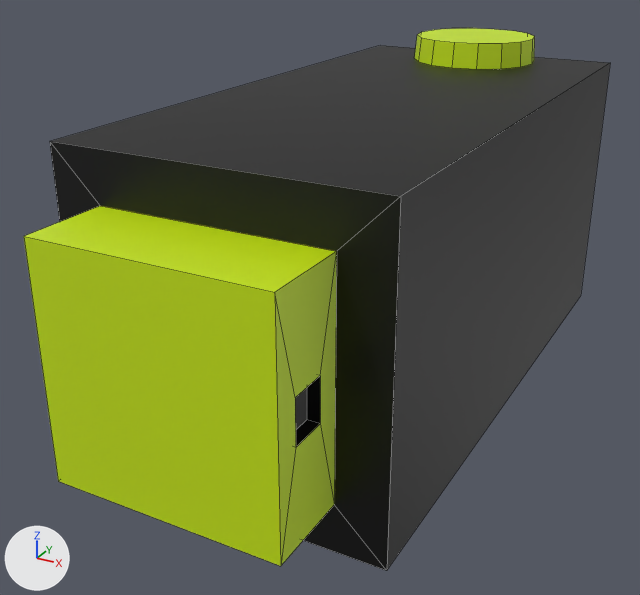
What one commit did to the OBJ model Navigation/models/robot.obj.
Before and after are seen from a 50 mm camera at (0.487, -1.475, 0.424) aimed at (-0.038, -0.521, -0.054). The lights are fixed; the arrows at lower left show +X, +Y and +Z. The first picture is the older version. Mesh edges are drawn as thin lines. Where no turn or scale is listed for an object, it has been applied to the vertices.

Objects in the first picture: 'Robot'.
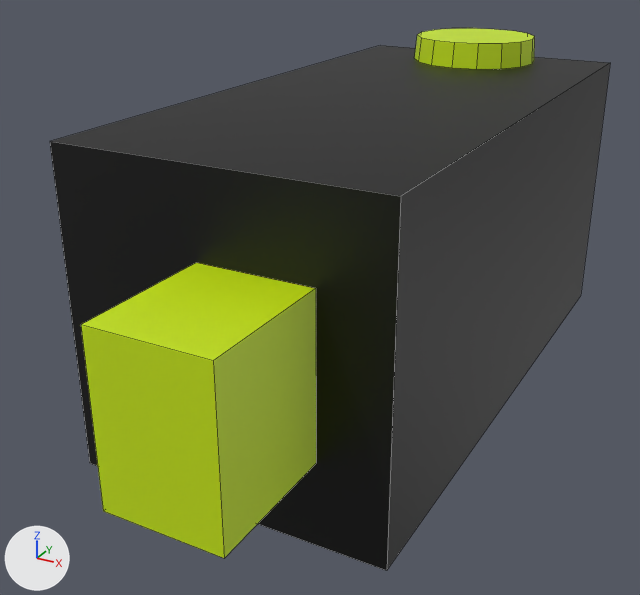
What differs and where, as boxes [x1, y1, x2, y2] in the pictures (640 x 595 px):
'Robot', reshaped: before [24, 28, 610, 571]; after [50, 28, 610, 571]
part 1 of me_robot, added (green): after [81, 263, 316, 558]
part 2 of me_robot, reshaped: before [24, 141, 401, 571]; after [50, 141, 401, 571]

The change, as a list of edits to the scene's bpy script:
```text
Change me_robot:
    used by ob_robot; location = (0.0, 0.0, 0.0)
    remove me_robot.from_pydata(...)  # 88 vertices, 58 faces; spans x -0.202..0.198, y -0.915..0.025, z -0.238..0.238
    add me_robot.from_pydata(...)  # 80 vertices, 48 faces; spans x -0.202..0.198, y -0.974..0.025, z -0.238..0.238
    me_robot part 1: a new loose piece, a box spanning x -0.021..0.116, y -0.974..-0.808, z -0.096..0.098, in mat_material_002 (green #c7e700)
    me_robot part 2
    16 vertices are removed from x -0.141..0.137, y -0.915..-0.808, z -0.139..0.139
    17 faces are deleted
    1 new face joins them, mat_material_001 (black #000000)
```
